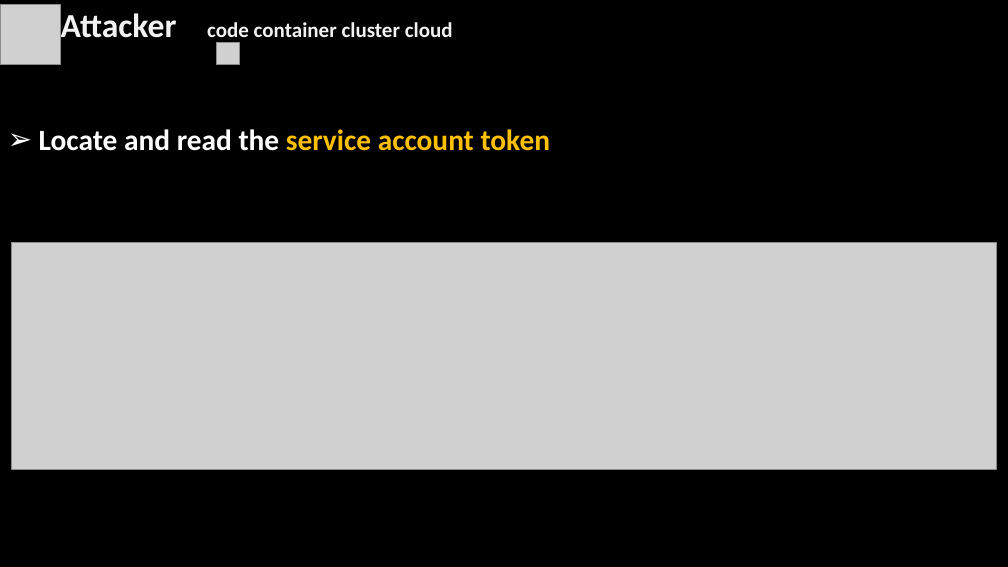
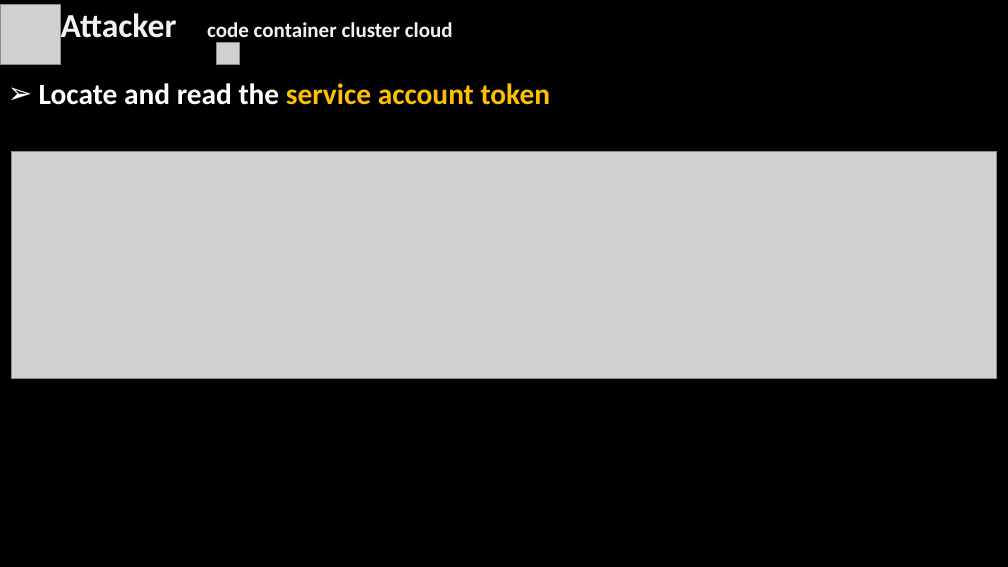
Before and after one commit to simonangel-fong/react2shell-eks, a slide deck: slide 8 of docs/slide/post01_eks_breach.pptx. Drawn at 1008x567 pixels with LibreOffice and Linux fonts; fonts in the diff are those of the drawing; grey boxes stand for pictures; background and template pictures are left out. Boxes give left, top, right and bottom in pixels: in the first picture for what was removed or moved away, otherwise in the second. Text is boxed around its words. In the diff, an @@ line names an element or a change of style, - is before the commit and + after.

```diff
--- a/docs/slide/post01_eks_breach.pptx
+++ b/docs/slide/post01_eks_breach.pptx
@@ text "Locate and read the service ...": place and size @@
-text "Locate and read the service ..." at [39,129,551,151]
+text "Locate and read the service ..." at [39,83,551,105]
@@ picture: place and size @@
-picture at [12,242,997,469]
+picture at [12,151,997,378]
```
Also in this commit, not shown: 12 other slides changed, 13 other files.
